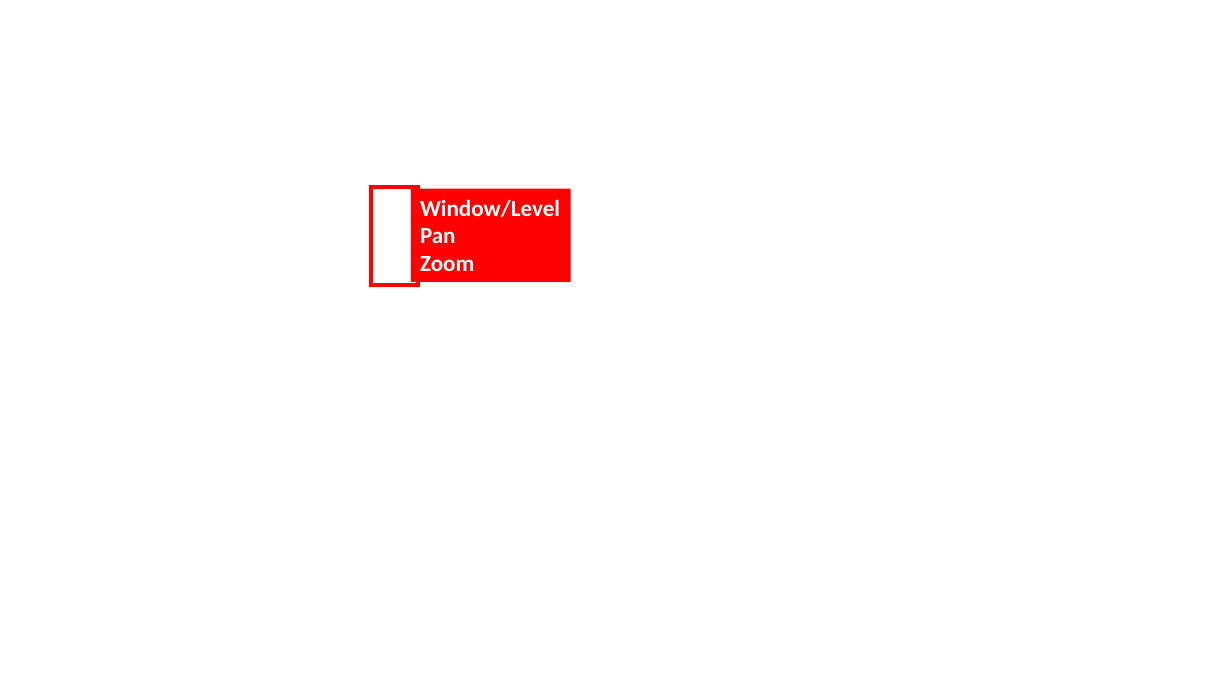
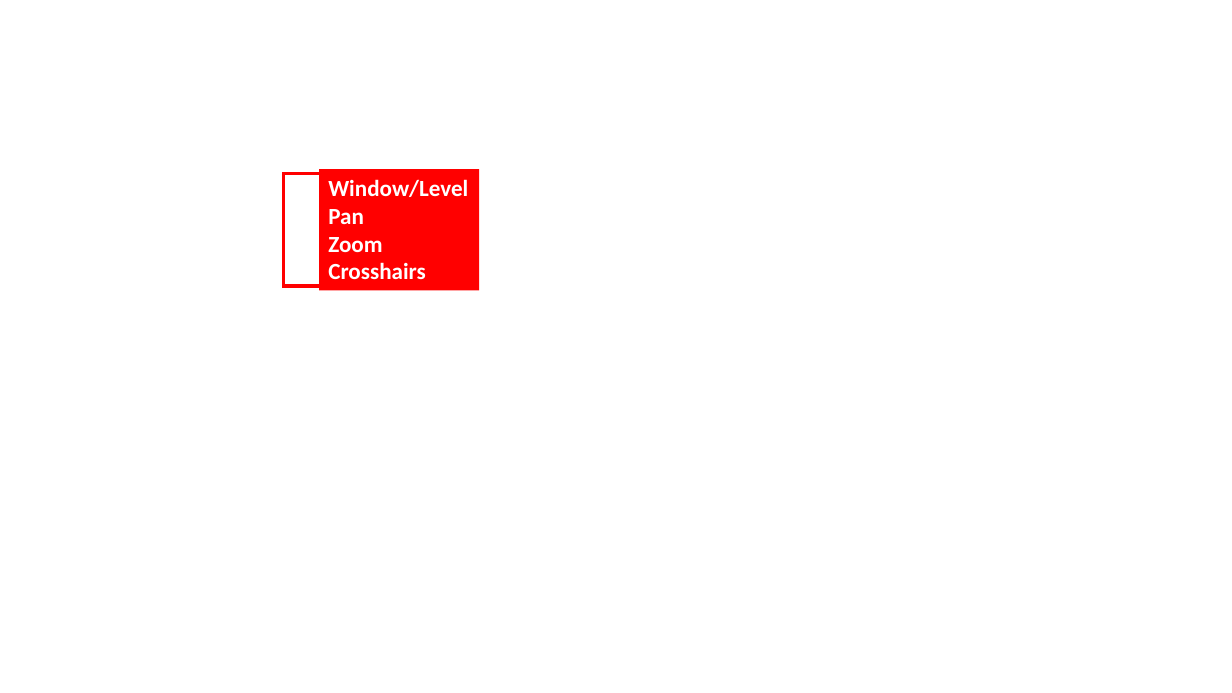
Before and after one commit to Kitware/VolView, a slide deck: slide 3 of documentation/content/gallery/Notes.pptx (slide 2 before the commit). Drawn at 1232x693 pixels with LibreOffice and Linux fonts; fonts in the diff are those of the drawing; background and template pictures are left out. Boxes give left, top, right and bottom in pixels: in the first picture for what was removed or moved away, otherwise in the second. Text is boxed around its words. In the diff, an @@ line names an element or a change of style, - is before the commit and + after.

```diff
--- a/documentation/content/gallery/Notes.pptx
+++ b/documentation/content/gallery/Notes.pptx
@@ rectangle: place and size @@
-rectangle at box(371, 187, 418, 285)
+rectangle at box(284, 174, 331, 287)
@@ rectangle "Window/Level": place and size @@
-rectangle "Window/Level" at box(411, 189, 571, 282)
+rectangle "Window/Level" at box(320, 169, 480, 290)
@@ text in rectangle at box(328, 262, 425, 279): paragraph added @@
+Crosshairs
```
Also in this commit, not shown: 1 other slide changed, 2 slides added, 26 other files.
